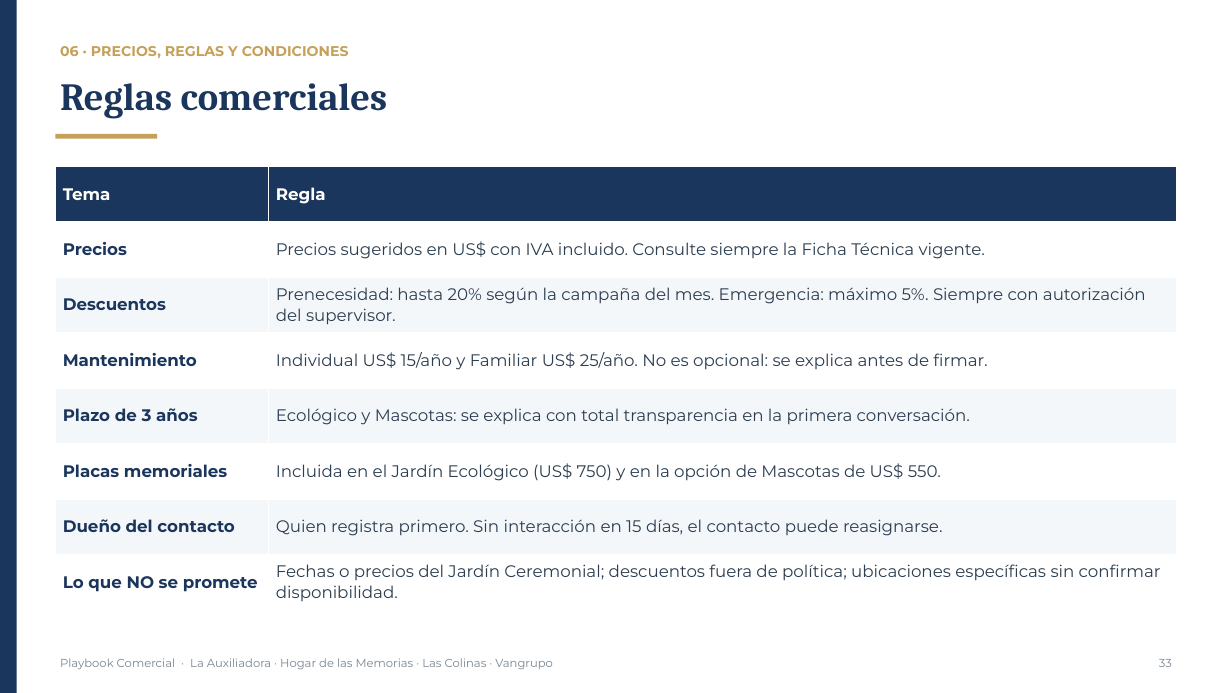
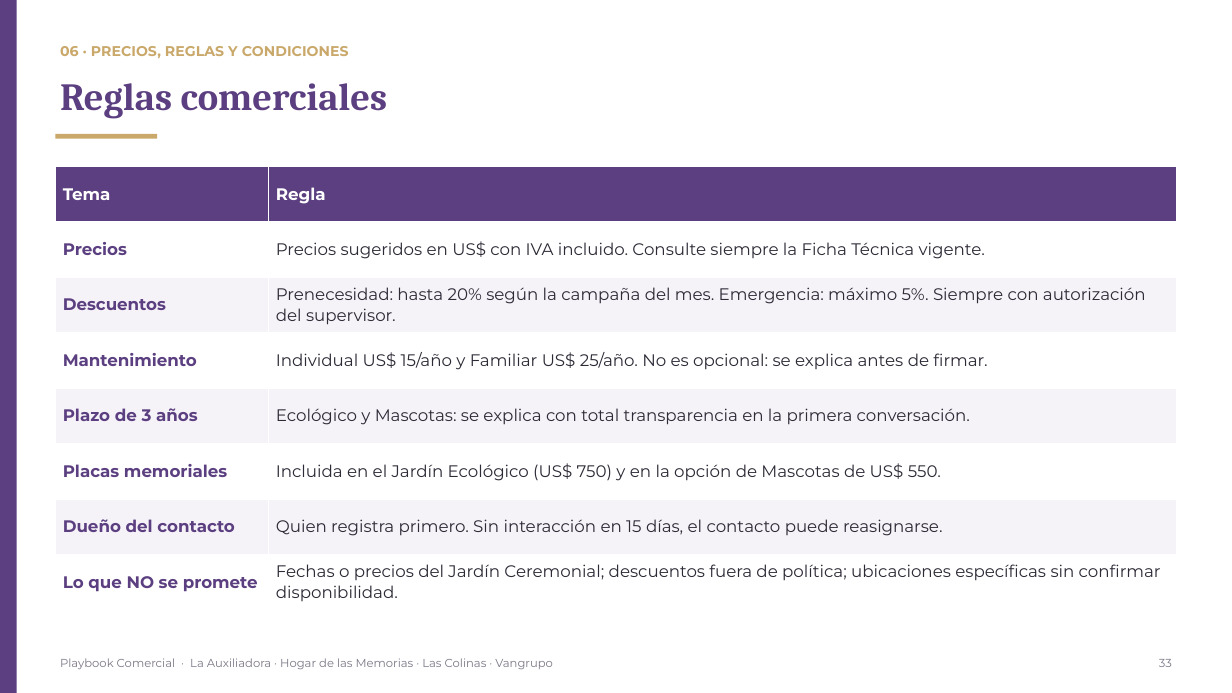
Before and after one commit to os267/teste, a slide deck: slide 33 of playbook/salida/Playbook_Comercial_Cremacion_Vangrupo.pptx. Drawn at 1232x693 pixels with LibreOffice and Linux fonts; fonts in the diff are those of the drawing. Boxes give left, top, right and bottom in pixels: in the first picture for what was removed or moved away, otherwise in the second. Text is boxed around its words. In the diff, an @@ line names an element or a change of style, - is before the commit and + after.

```diff
--- a/playbook/salida/Playbook_Comercial_Cremacion_Vangrupo.pptx
+++ b/playbook/salida/Playbook_Comercial_Cremacion_Vangrupo.pptx
@@ rectangle at (0,0,17,693): fill #1B365D to #5B3F80 @@
@@ text "06 · PRECIOS, REGLAS Y ..." at (60,46,349,58): text colour #C5A059 to #C9A86A @@
@@ text "Reglas comerciales" at (60,83,388,119): text colour #1B365D to #5B3F80 @@
@@ rectangle at (55,134,157,139): fill #C5A059 to #C9A86A @@
@@ table at (55,166,1177,610) @@
@@ fill #1B365D to #5B3F80 in row 1 @@
@@ fill #F4F7FA to #F5F2F8 in 6 cells @@
@@ text colour #1B365D to #5B3F80 in "Precios", "Descuentos", "Mantenimiento", "Plazo de 3 años" and 3 more places @@
@@ text colour #2C3E50 to #2E2A36 in "Precios sugeridos en US$ con IVA incluido. ...", "Prenecesidad: hasta 20% según la campaña del ...", "Individual US$ 15/año y Familiar US$ 25/año. ...", "Ecológico y Mascotas: se explica con total ..." and 3 more places @@
```
Also in this commit, not shown: 38 other slides changed, 13 other files.
